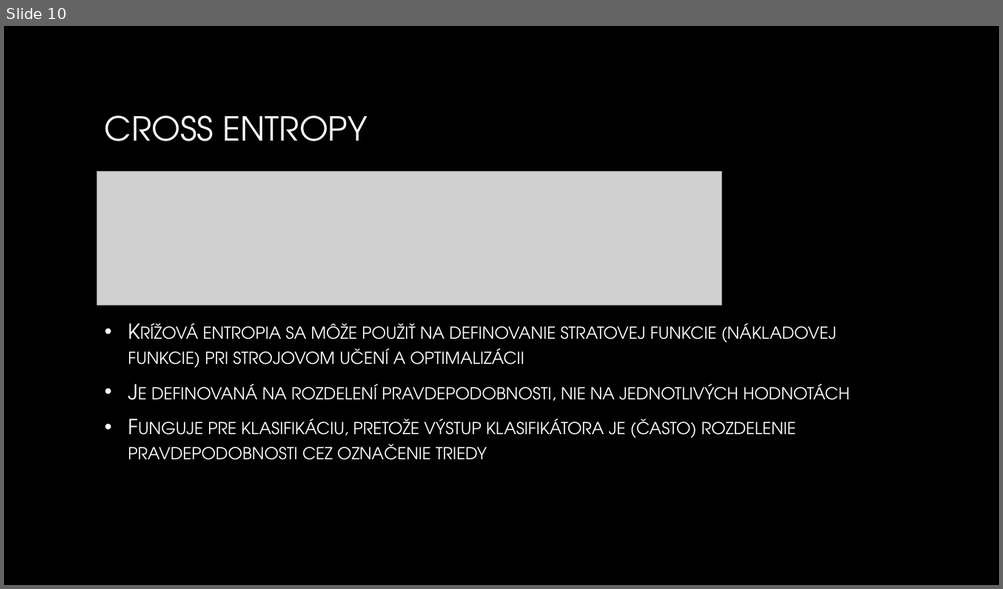
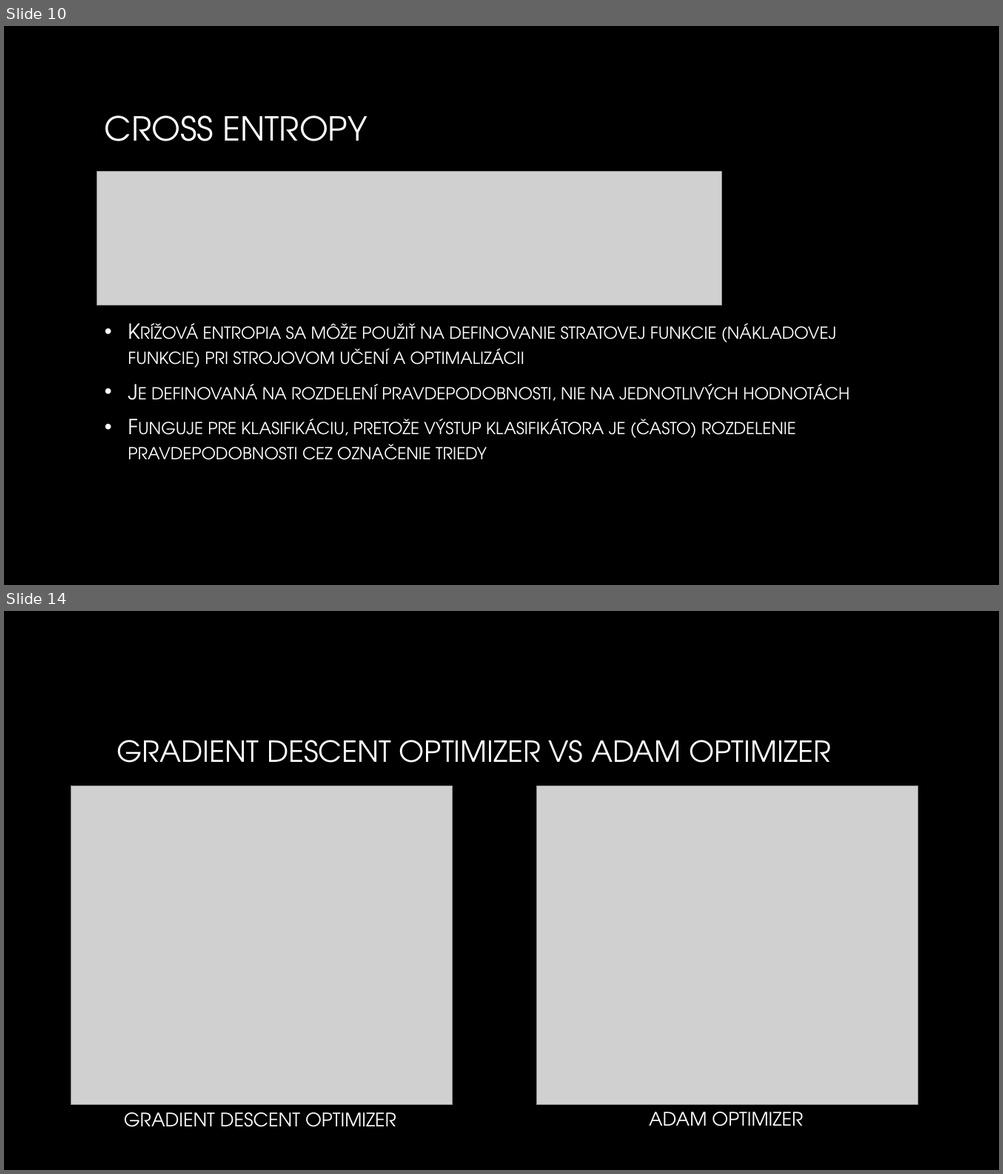
Before and after one commit to MatusVas/Vas_NS2019, a slide deck: Zoo Animal Classification.pptx. Shown one above the other, each under a label of ours: slide 10 before the commit, slides 10 and 14 after it; the slides between them are not shown. The pictures are 1003x589 and 1003x1174 pixels, drawn with LibreOffice and Linux fonts; fonts in the diff are those of the drawing; grey boxes stand for pictures; background and template pictures are left out. Boxes give left, top, right and bottom in pixels: in the first picture for what was removed or moved away, otherwise in the second. Text is boxed around its words. In the diff, an @@ line names an element or a change of style, - is before the commit and + after.

```diff
--- a/Zoo Animal Classification.pptx
+++ b/Zoo Animal Classification.pptx
@@ slide 14 added at bbox=[4, 611, 999, 1170], background picture (left out) @@
@@ text added at bbox=[117, 740, 831, 763], 28 pt, text gradient #FFFFFF to #A6A6A6 @@
+GRADIENT DESCENT OPTIMIZER VS ADAM OPTIMIZER
@@ picture added at bbox=[71, 786, 452, 1105] @@
@@ picture added at bbox=[537, 786, 918, 1105] @@
@@ text added at bbox=[124, 1113, 396, 1128], 18 pt, text #FFFFFF @@
+GRADIENT DESCENT OPTIMIZER
@@ text added at bbox=[649, 1112, 802, 1127], 18 pt, text #FFFFFF @@
+ADAM OPTIMIZER
```
Also in this commit, not shown: 3 slides changed, 4 other slides added, 1 slide removed.
